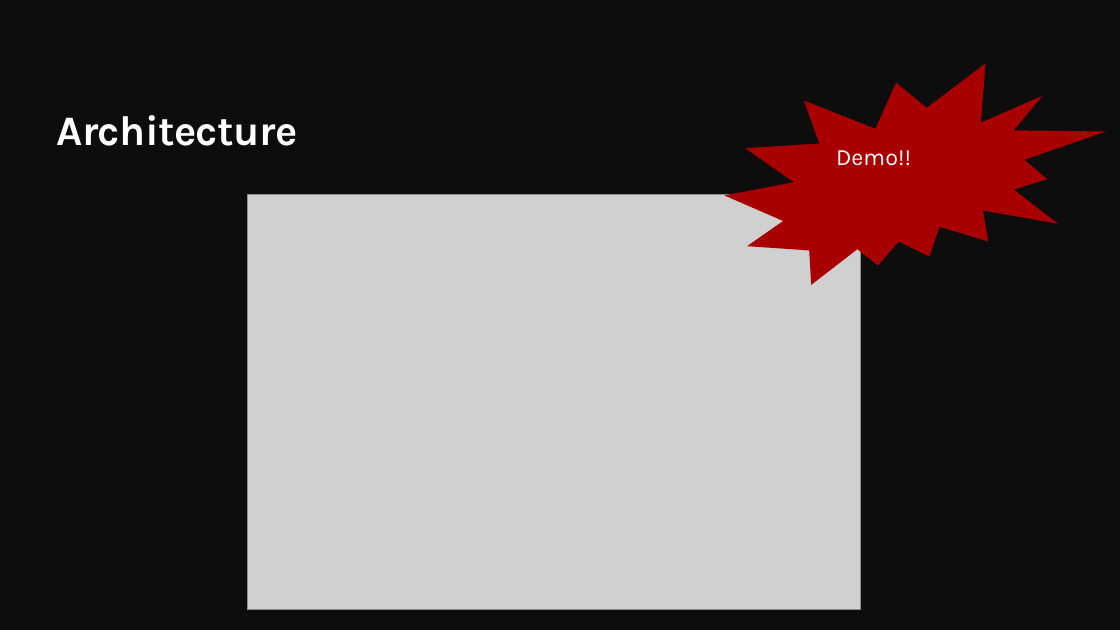
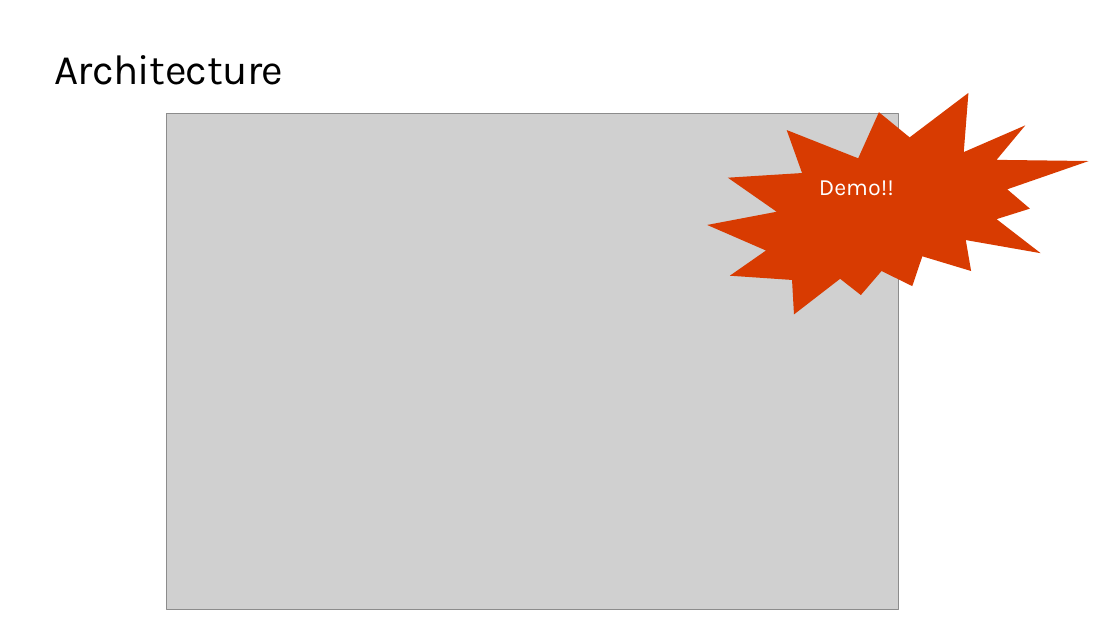
Before and after one commit to QuirkyDataScientist1978/Build-a-knowledge-mining-solution-using-Azure-AI, a slide deck: slide 7 of resources/slides/Opening.pptx (slide 4 before the commit). Drawn at 1120x630 pixels with LibreOffice and Linux fonts; fonts in the diff are those of the drawing; grey boxes stand for pictures; background and template pictures are left out. Boxes give left, top, right and bottom in pixels: in the first picture for what was removed or moved away, otherwise in the second. Text is boxed around its words. In the diff, an @@ line names an element or a change of style, - is before the commit and + after.

```diff
--- a/resources/slides/Opening.pptx
+++ b/resources/slides/Opening.pptx
@@ background #0D0D0D to #FFFFFF @@
@@ title "Architecture": place and size @@
-title "Architecture" at bbox=[56, 115, 297, 146]
+title "Architecture" at bbox=[54, 55, 283, 85]
@@ title "Architecture" at bbox=[54, 55, 283, 85]: text colour #FFFFFF to #000000, bold off; vertical alignment bottom to top @@
@@ picture: place and size @@
-picture at bbox=[247, 194, 860, 610]
+picture at bbox=[166, 113, 898, 609]
@@ irregular seal "Demo!!": place and size @@
-irregular seal "Demo!!" at bbox=[724, 63, 1106, 285]
+irregular seal "Demo!!" at bbox=[707, 93, 1089, 315]
@@ irregular seal "Demo!!" at bbox=[707, 93, 1089, 315]: fill #A80000 to #D83B01 @@
```
Also in this commit, not shown: 13 other slides changed, 4 slides added, 2 slides removed.
